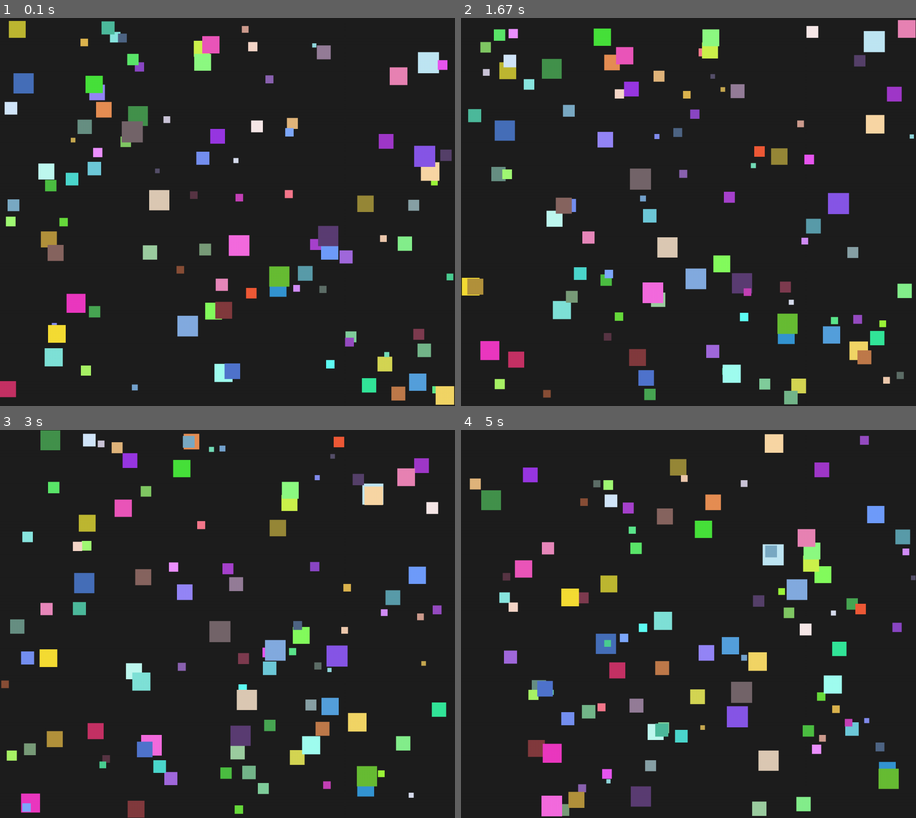
Above: before the commit, frames 1-4 (two rows, left to right).
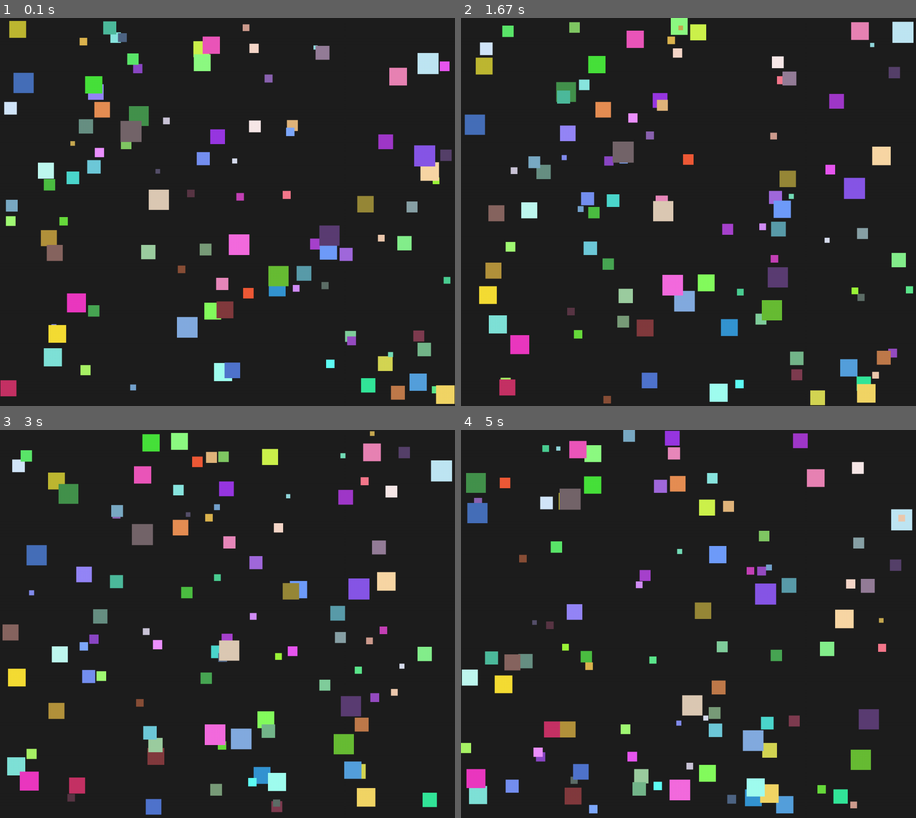
Above: after the commit, the same moments.

Repository: luc11Mhe/lab8-pygame
Game: pygame game, started from main.py
The game is run twice, just before and just after one commit, with the same random seed, the same clock (stepped at 60 frames per second) and the same inputs.
Inputs:
- Up to frame 1 (0.1 s): no input
- Up to frame 2 (1.67 s): no input
- Up to frame 3 (3 s): no input
- Up to frame 4 (5 s): no input

The runs differ from the first frame. In frame 1, 2.5% of the frame differs, in the area x 0-100%, y 0-100%; in frame 2, 20%; in frame 3, 19%; in frame 4, 20%.

Commit message:
implement velocity rotation

Diff:
--- a/main.py
+++ b/main.py
@@ -33,6 +33,15 @@
         )
 
     def move(self):
+        angle = random.uniform(-0.2, 0.2)
+        cos_a = math.cos(angle)
+        sin_a = math.sin(angle)
+
+        new_dx = self.dx * cos_a - self.dy * sin_a
+        new_dy = self.dx * sin_a + self.dy * cos_a
+
+        self.dx = new_dx
+        self.dy = new_dy
 
         if abs(self.dx) > self.max_speed:
             self.dx = self.max_speed if self.dx > 0 else -self.max_speed
